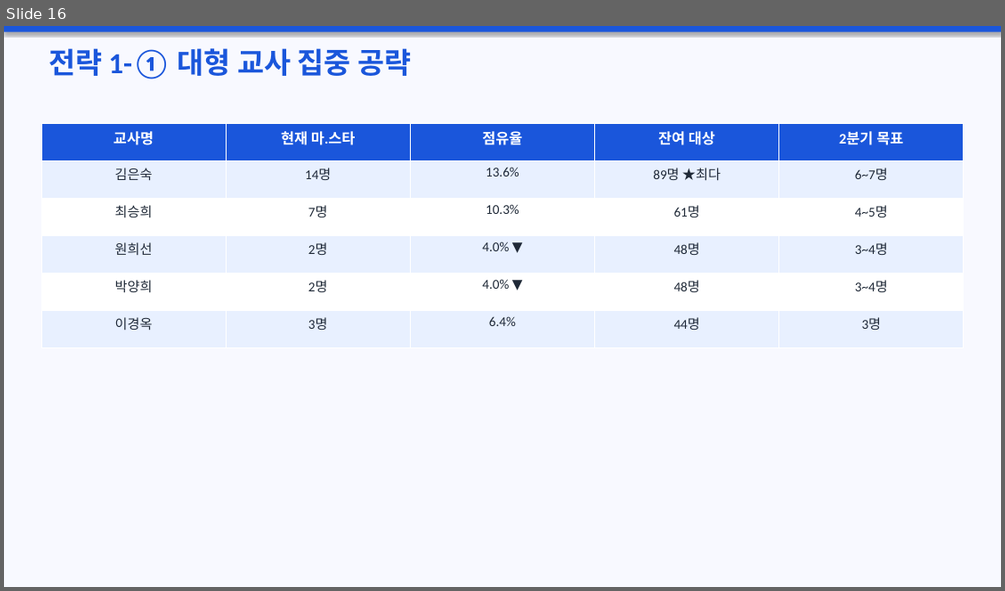
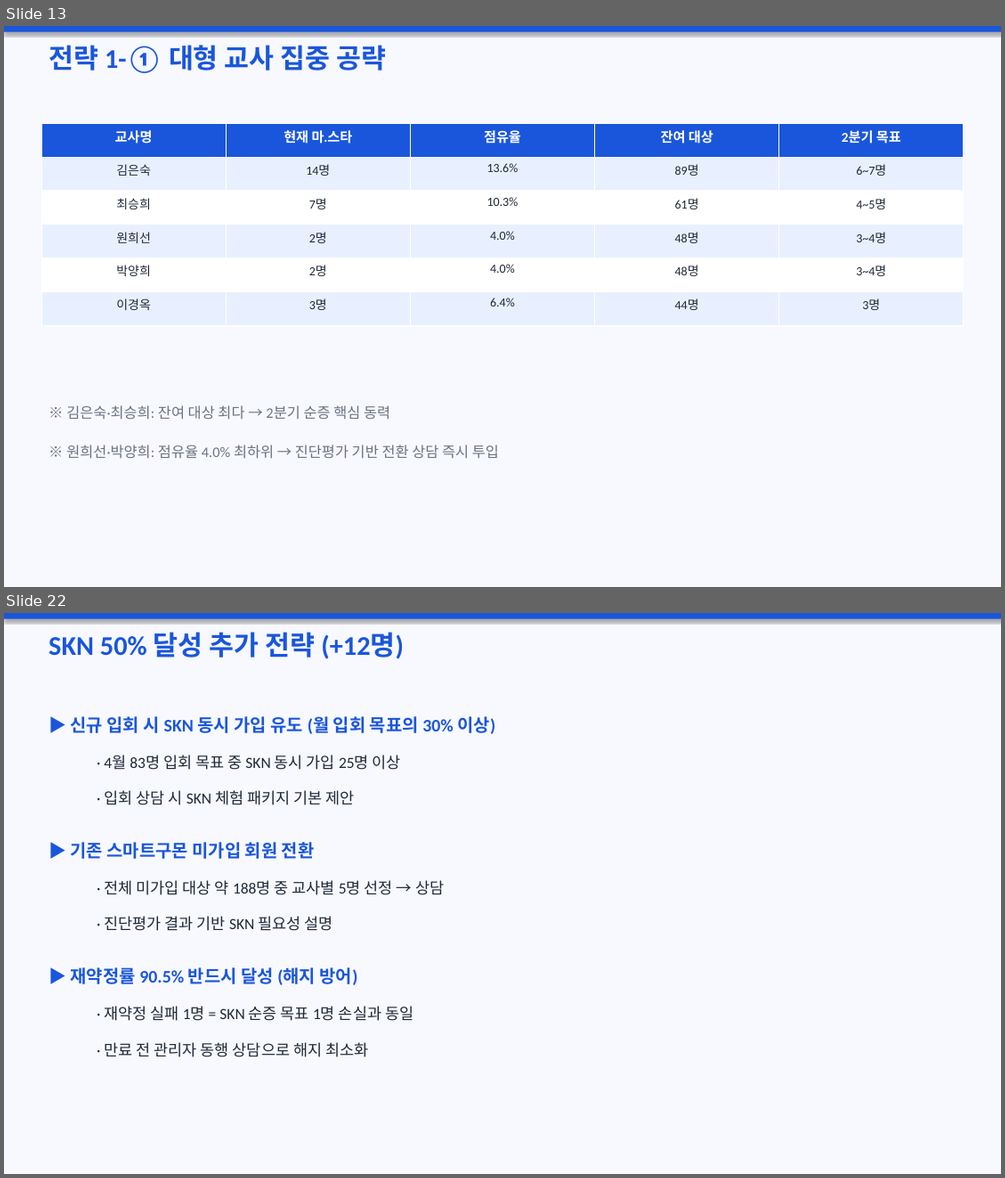
Before and after one commit to kimjungsul/kumon-masta-training, a slide deck: 마스타_교사교육안.pptx. Shown one above the other, each under a label of ours: slide 16 before the commit, slides 13 and 22 after it; the slides between them are not shown. The pictures are 1005x591 and 1005x1178 pixels, drawn with LibreOffice and Linux fonts; fonts in the diff are those of the drawing. Boxes give left, top, right and bottom in pixels: in the first picture for what was removed or moved away, otherwise in the second. Text is boxed around its words. In the diff, an @@ line names an element or a change of style, - is before the commit and + after.

```diff
--- a/마스타_교사교육안.pptx
+++ b/마스타_교사교육안.pptx
@@ slide 22 added at box(4, 613, 1001, 1174), background #F8F9FF @@
@@ rectangle added at box(4, 613, 1001, 619), fill #1A56DB @@
@@ text added at box(48, 632, 404, 659), 26 pt, text #1A56DB, bold @@
+SKN 50% 달성 추가 전략 (+12명)
@@ text added at box(71, 716, 495, 736), 17 pt, text #1A56DB, bold @@
+▶ 신규 입회 시 SKN 동시 가입 유도 (월 입회 목표의 30% 이상)
@@ text added at box(104, 755, 401, 770), 15 pt, text #1F2937 @@
+· 4월 83명 입회 목표 중 SKN 동시 가입 25명 이상
@@ text added at box(105, 790, 355, 805), 15 pt, text #1F2937 @@
+· 입회 상담 시 SKN 체험 패키지 기본 제안
@@ text added at box(71, 842, 315, 859), 17 pt, text #1A56DB, bold @@
+▶ 기존 스마트구몬 미가입 회원 전환
@@ text added at box(105, 880, 444, 895), 15 pt, text #1F2937 @@
+· 전체 미가입 대상 약 188명 중 교사별 5명 선정 → 상담
@@ text added at box(105, 916, 333, 931), 15 pt, text #1F2937 @@
+· 진단평가 결과 기반 SKN 필요성 설명
@@ text added at box(71, 967, 358, 985), 17 pt, text #1A56DB, bold @@
+▶ 재약정률 90.5% 반드시 달성 (해지 방어)
@@ text added at box(105, 1005, 413, 1021), 15 pt, text #1F2937 @@
+· 재약정 실패 1명 = SKN 순증 목표 1명 손실과 동일
@@ text added at box(105, 1042, 368, 1057), 15 pt, text #1F2937 @@
+· 만료 전 관리자 동행 상담으로 해지 최소화
@@ what was slide 16 is now slide 13 @@
@@ slide 13 changed as well @@
@@ text "전략 1-① 대형 교사 집중 ..." at box(48, 45, 386, 73): size 28 to 26 pt @@
@@ table at box(41, 123, 965, 325) @@
-row 2, column 4: 89명 ★최다
+row 2, column 4: 89명
-row 4, column 3: 4.0% ▼
+row 4, column 3: 4.0%
-row 5, column 3: 4.0% ▼
+row 5, column 3: 4.0%
@@ size 14 to 13 pt in "교사명", "현재 마.스타", "점유율", "잔여 대상" and 1 more places @@
@@ size 13 to 12 pt in "김은숙", "14명", "13.6%", "6~7명" and 18 more places @@
@@ text added at box(66, 405, 390, 419), 14 pt, text #6B7280 @@
+※ 김은숙·최승희: 잔여 대상 최다 → 2분기 순증 핵심 동력
@@ text added at box(66, 444, 499, 458), 14 pt, text #6B7280 @@
+※ 원희선·박양희: 점유율 4.0% 최하위 → 진단평가 기반 전환 상담 즉시 투입
```
Also in this commit, not shown: 16 other slides changed, 6 other slides added, 1 slide removed, 1 other file.
